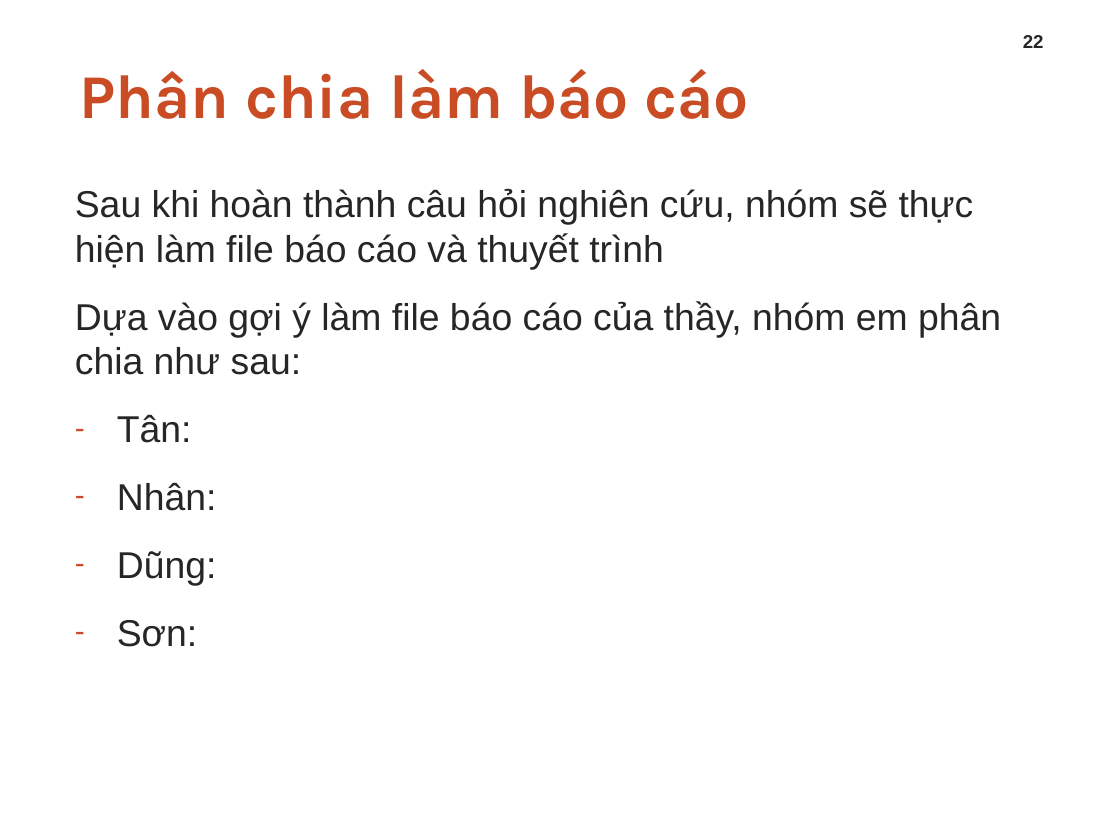
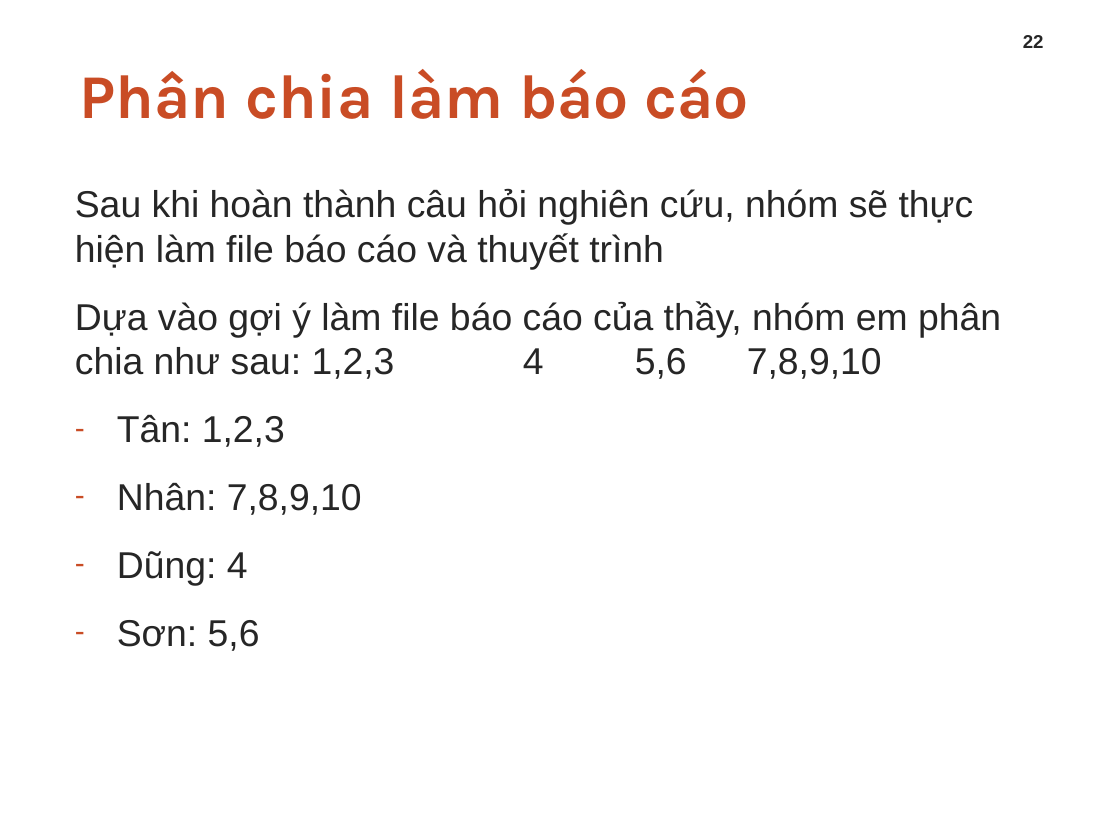
Before and after one commit to NMS1010/P4DA_Final_Project, a slide deck: slide 22 of Milestone/WorkGroup.pptx. Drawn at 1120x840 pixels with LibreOffice and Linux fonts; fonts in the diff are those of the drawing; background and template pictures are left out. Boxes give left, top, right and bottom in pixels: in the first picture for what was removed or moved away, otherwise in the second. Text is boxed around its words. In the diff, an @@ line names an element or a change of style, - is before the commit and + after.

```diff
--- a/Milestone/WorkGroup.pptx
+++ b/Milestone/WorkGroup.pptx
@@ text at (x1=75, y1=301, x2=1001, y2=651): text changed @@
-Dựa vào gợi ý làm file báo cáo của thầy, nhóm em phân chia như sau:
-– Tân:
-– Nhân:
-– Dũng:
-– Sơn:
+Dựa vào gợi ý làm file báo cáo của thầy, nhóm em phân chia như sau: 1,2,3 4 5,6 7,8,9,10
+– Tân: 1,2,3
+– Nhân: 7,8,9,10
+– Dũng: 4
+– Sơn: 5,6
```
Also in this commit, not shown: 1 other slide changed, 2 other files.
